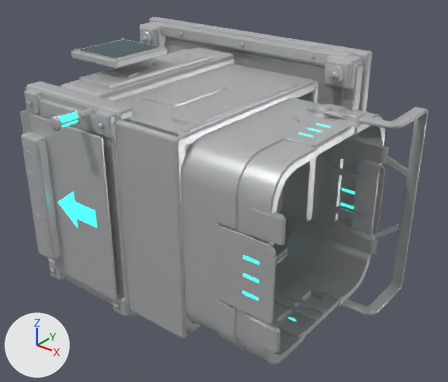
The OBJ model assets/models/lods/SM_TeleporterItemInput_LOD1.obj: old version first, new version second.
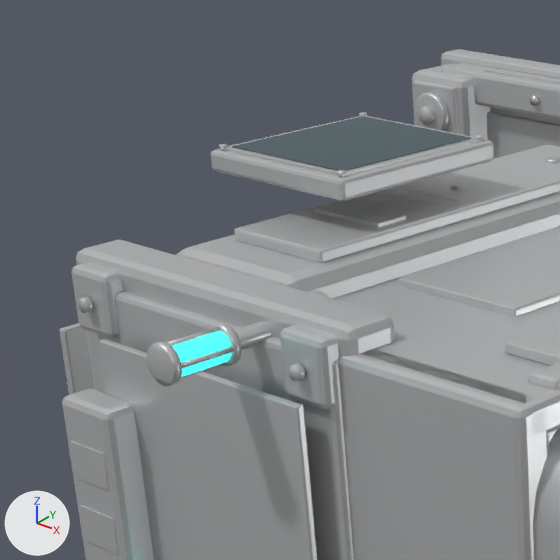
There are two pictures of each version: one whole from a 50 mm lens placed at (464.0, -648.0, 303.0), pointed at (62.0, -146.0, -9.0), one close up on the part from 0% to 42% of the width and 0% to 50% of the height. The lights are fixed; the arrows at lower left show +X, +Y and +Z. The first two pictures are the older version. Where no turn or scale is listed for an object, it has been applied to the vertices.

The first close-up shows 'SM_TeleporterItemInput.001'.
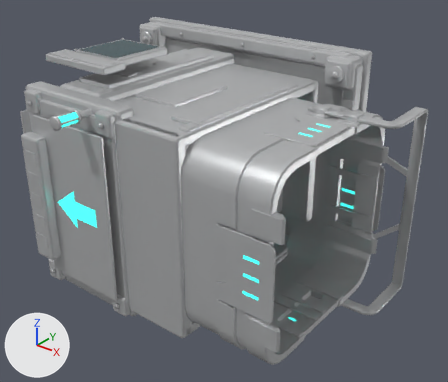
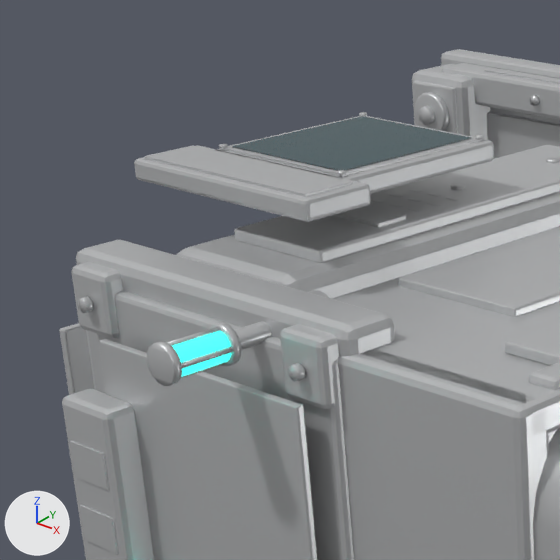
Boxes (x1, y1, x2, y2) around the edits, measured in the close-ups (560 x 560 px):
```json
{"part": 1, "of": "me_sm_teleporteriteminput_001", "change": "added", "after": [134, 145, 371, 222]}
{"part": 2, "of": "me_sm_teleporteriteminput_001", "change": "added", "after": [145, 145, 353, 197]}
```

The change, as JSON lines over the scene's bpy script:
```json
{"block": "me_sm_teleporteriteminput_001", "where": "# used by ob_sm_teleporteriteminput_001; location = (0.0, 0.0, 0.0)"}
{"op": "remove", "block": "me_sm_teleporteriteminput_001", "code": "me_sm_teleporteriteminput_001.from_pydata(...)  # 7181 vertices, 13338 faces, 13 loose edges; spans x -180.0..253.0, y -323.0..0.0, z -146.0..146.0"}
{"op": "add", "block": "me_sm_teleporteriteminput_001", "code": "me_sm_teleporteriteminput_001.from_pydata(...)  # 7244 vertices, 13456 faces, 13 loose edges; spans x -180.0..253.0, y -323.0..0.0, z -146.0..146.0"}
{"block": "me_sm_teleporteriteminput_001", "change": "me_sm_teleporteriteminput_001 part 1: the loose piece of 56 vertices spanning x -91.0..-19.0, y -223.0..-145.0, z 136.0..144.0 is copied, and the copy is scaled about its middle by (1.31, 0.37, 1), then moved by (0.0, -50.0, 0.0); it spans x -102.0..-8.0, y -249.0..-219.0, z 136.0..144.0"}
{"block": "me_sm_teleporteriteminput_001", "change": "me_sm_teleporteriteminput_001 part 2: a new loose piece of 16 vertices spanning x -98.0..-12.0, y -246.0..-224.0, z 144.0..145.0, in mat_factory (light grey #c8cacb)"}
{"block": "me_sm_teleporteriteminput_001", "change": "other edits to the shape of me_sm_teleporteriteminput_001 do not show in these pictures"}
```
